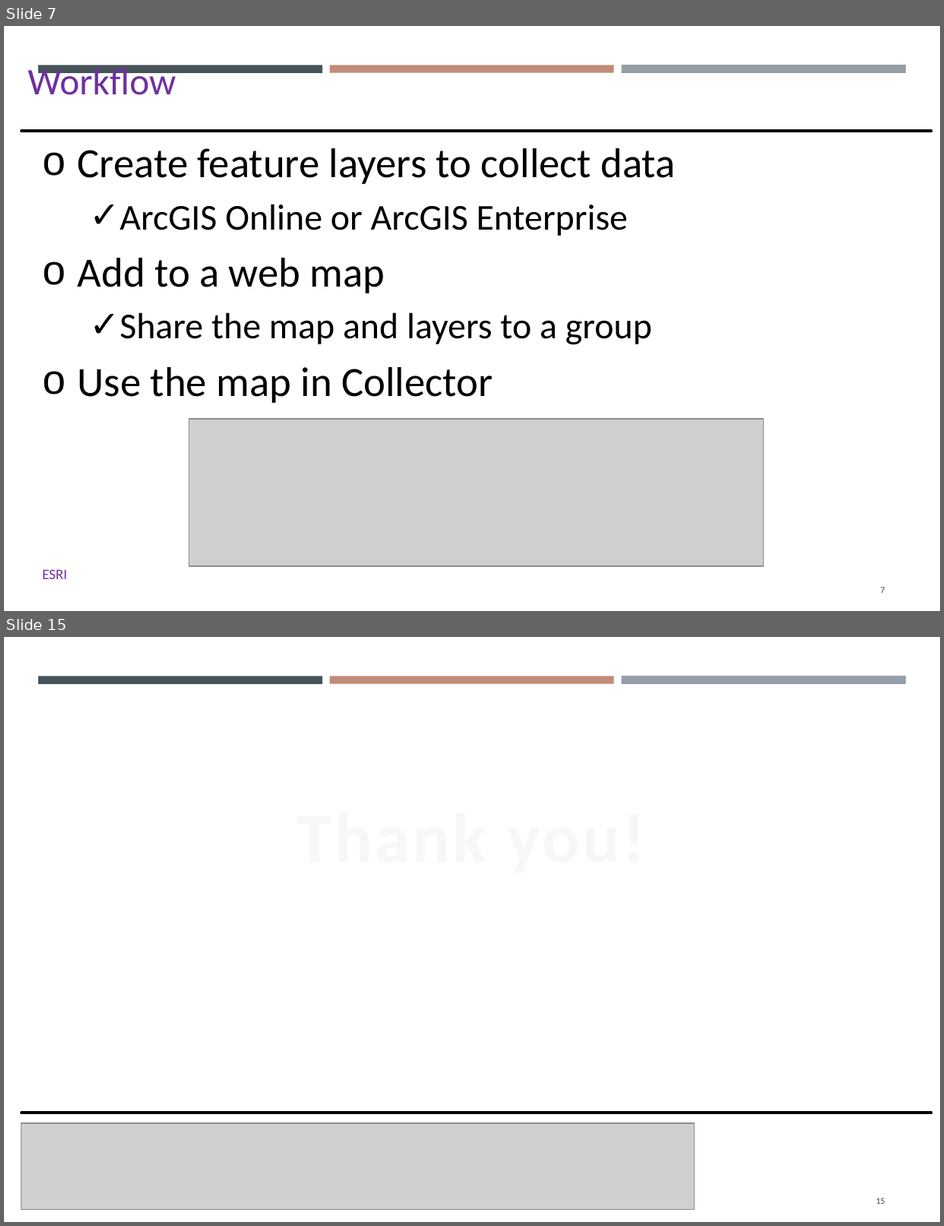
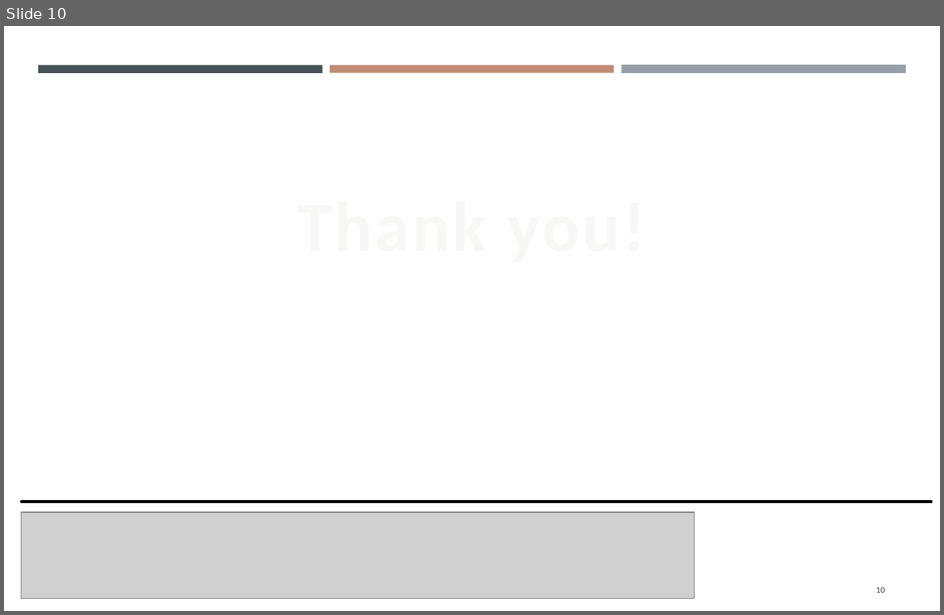
Before and after one commit to gisynw/Field_Techniques, a slide deck: docs/Lectures/Week04/Lecture09_GEOG3319_Suvery123 and Collector.pptx. Shown one above the other, each under a label of ours: slides 7 and 15 before the commit, slide 10 after it; the slides between them are not shown. The pictures are 944x1226 and 944x615 pixels, drawn with LibreOffice and Linux fonts; fonts in the diff are those of the drawing; grey boxes stand for pictures. Boxes give left, top, right and bottom in pixels: in the first picture for what was removed or moved away, otherwise in the second. Text is boxed around its words. In the diff, an @@ line names an element or a change of style, - is before the commit and + after.

```diff
--- a/docs/Lectures/Week04/Lecture09_GEOG3319_Suvery123 and Collector.pptx
+++ b/docs/Lectures/Week04/Lecture09_GEOG3319_Suvery123 and Collector.pptx
@@ slide 7 removed at [4, 26, 940, 611], background #FFFFFF; not listed: 3 template elements that a slide beside it also shows @@
@@ text removed at [28, 65, 176, 95] @@
-Workflow
@@ line removed from (21, 131) to (932, 131) @@
@@ text removed at [78, 148, 676, 403] @@
-o Create feature layers to collect data
-  ✓ ArcGIS Online or ArcGIS Enterprise
-o Add to a web map
-  ✓ Share the map and layers to a group
-o Use the map in Collector
@@ picture removed at [189, 419, 763, 567] @@
@@ text removed at [42, 569, 67, 579] @@
-ESRI
@@ page number removed at [881, 587, 886, 593] @@
-7
@@ what was slide 15 is now slide 10 @@
@@ page number at [876, 587, 886, 593]: text changed @@
-15
+10
```
Also in this commit, not shown: 3 slides changed, 6 slides added, 10 other slides removed, 2 other files.
